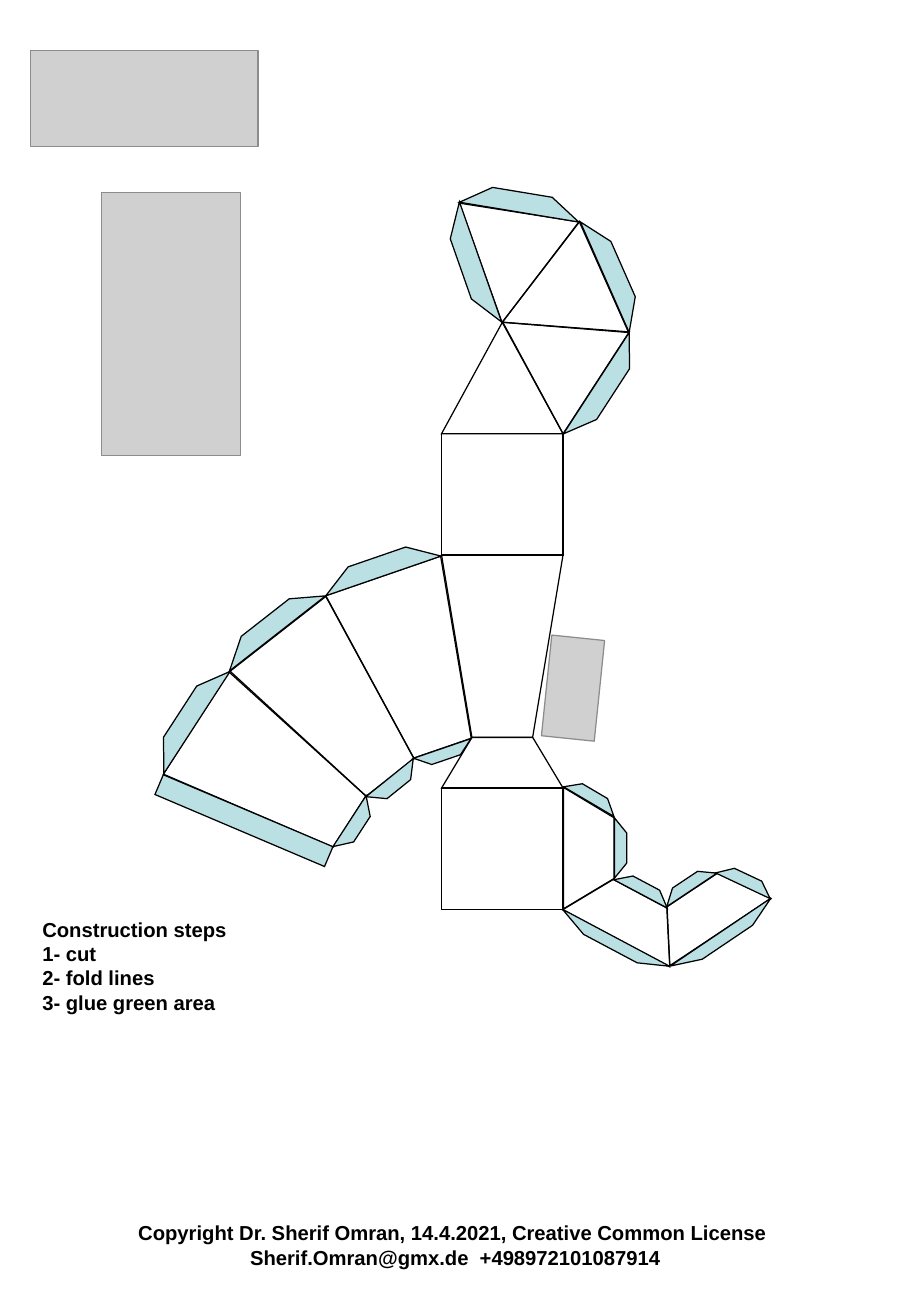
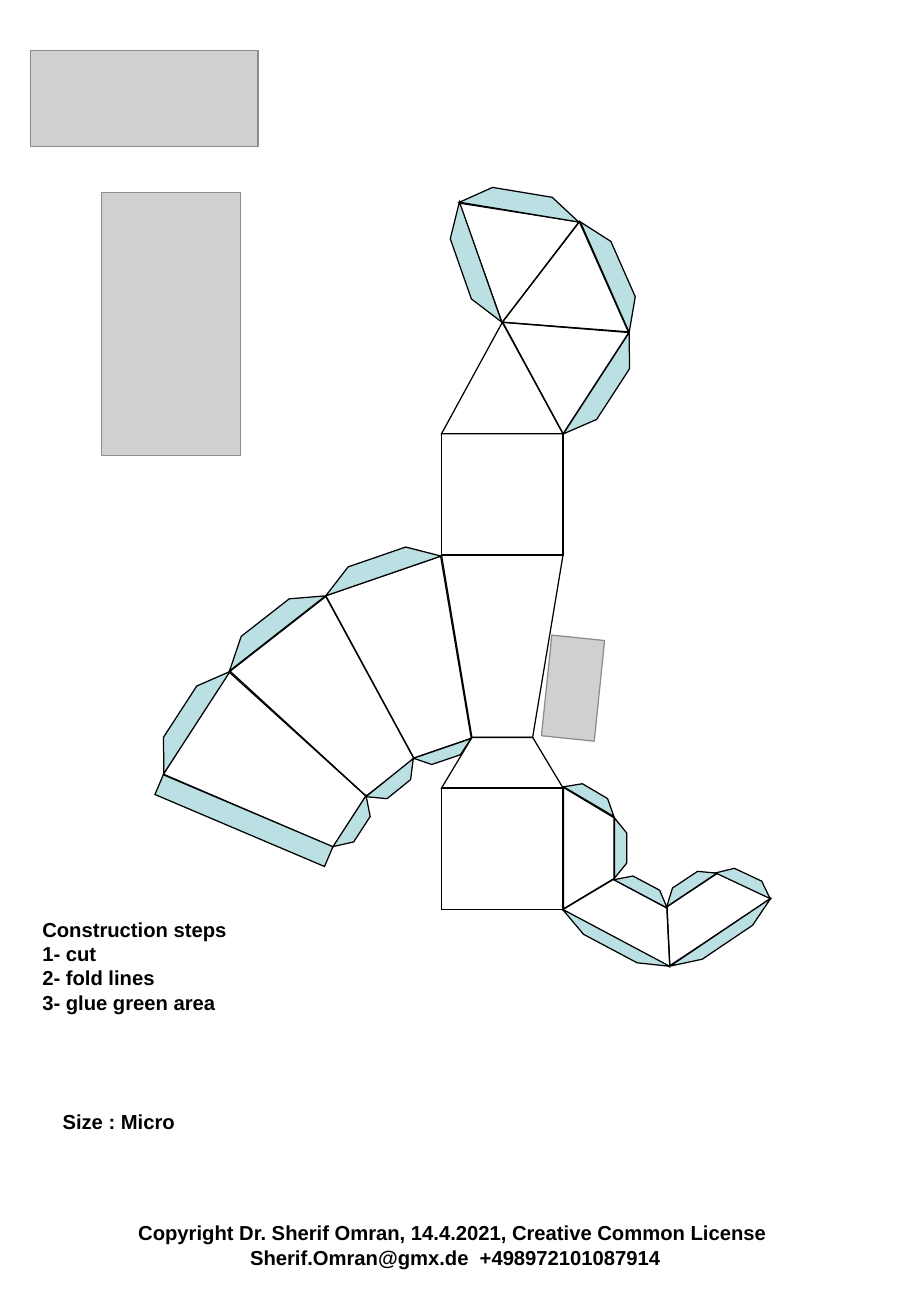
Before and after one commit to ehrenmann1977/Create_fanos_ramadan, a slide deck: slide 1 of fanos.ppt. Drawn at 911x1316 pixels with LibreOffice and Linux fonts; fonts in the diff are those of the drawing; grey boxes stand for pictures. Boxes give left, top, right and bottom in pixels: in the first picture for what was removed or moved away, otherwise in the second. Text is boxed around its words. In the diff, an @@ line names an element or a change of style, - is before the commit and + after.

Commit message:
added size mini

```diff
--- a/fanos.ppt
+++ b/fanos.ppt
@@ text added at (63,1114,175,1130), 12 pt, text #000000, bold @@
+Size : Micro
```
Also in this commit, not shown: 1 slide added, 1 other file.
